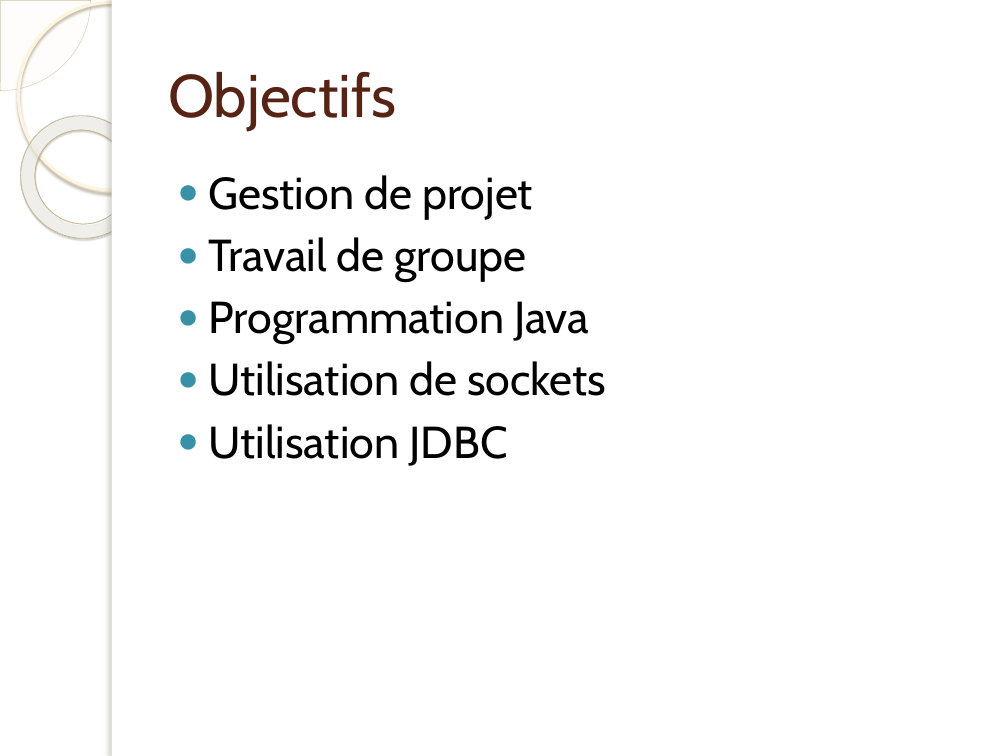
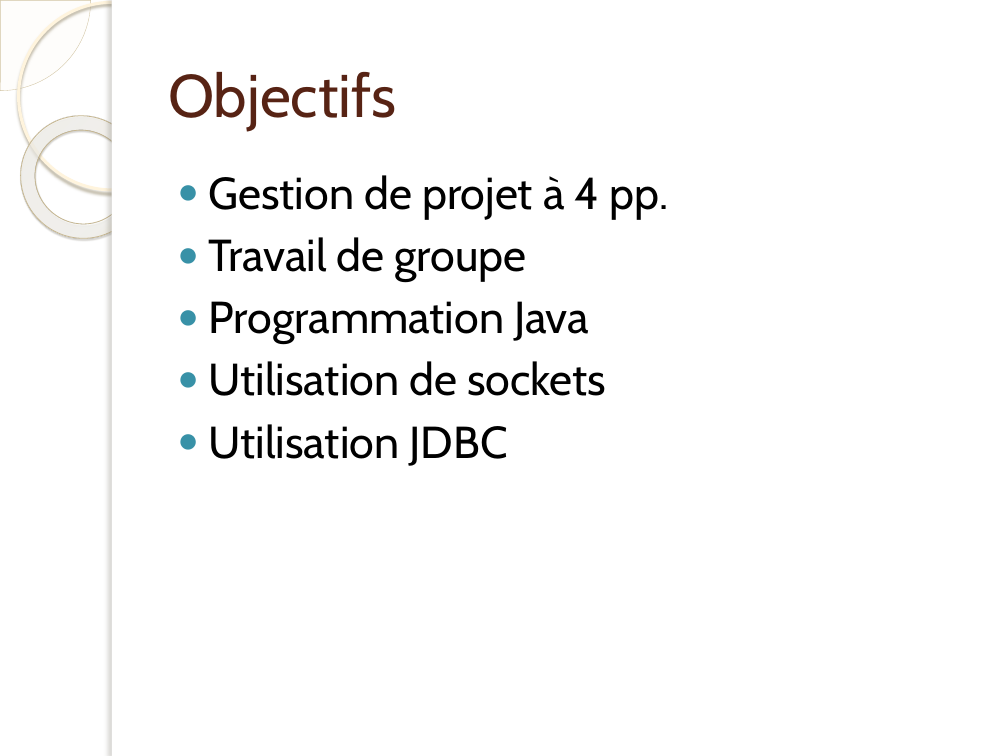
Before and after one commit to jonesbusy/killerbox, a slide deck: slide 4 of Documentation/presentation.pptx. Drawn at 1008x756 pixels with LibreOffice and Linux fonts; fonts in the diff are those of the drawing; background and template pictures are left out. Boxes give left, top, right and bottom in pixels: in the first picture for what was removed or moved away, otherwise in the second. Text is boxed around its words. In the diff, an @@ line names an element or a change of style, - is before the commit and + after.

```diff
--- a/Documentation/presentation.pptx
+++ b/Documentation/presentation.pptx
@@ text at (209, 175, 669, 219): text changed @@
-● Gestion de projet
+● Gestion de projet à 4 pp.
```
Also in this commit, not shown: 3 other slides changed.
